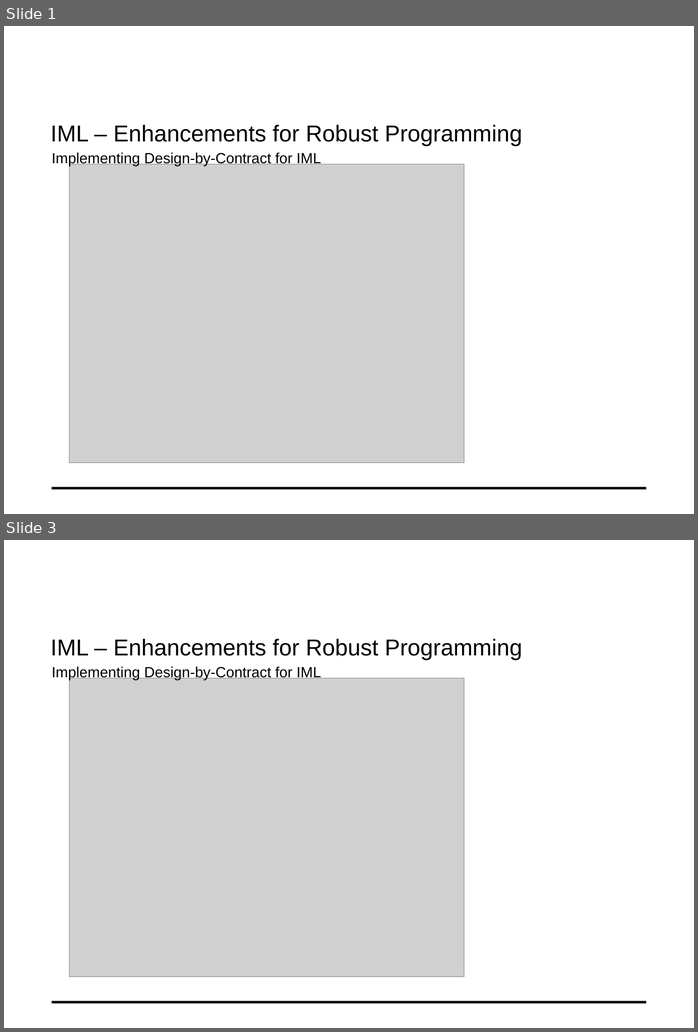
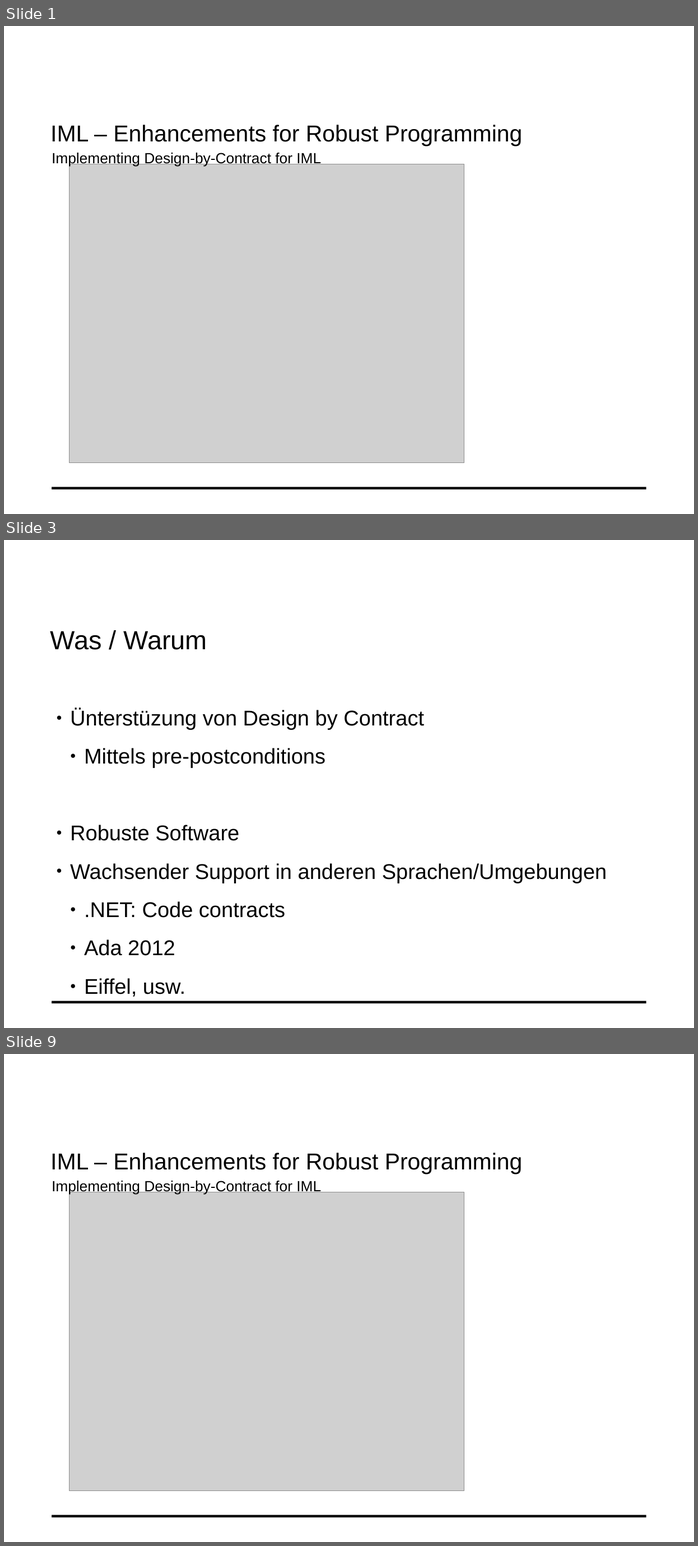
Before and after one commit to fluescher/iml-compiler, a slide deck: IML-Conditions.odp. Shown one above the other, each under a label of ours: slides 1 and 3 before the commit, slides 1, 3 and 9 after it; the slides between them are not shown. The pictures are 698x1032 and 698x1546 pixels, drawn with LibreOffice and Linux fonts; fonts in the diff are those of the drawing; grey boxes stand for pictures; background and template pictures are left out. Boxes give left, top, right and bottom in pixels: in the first picture for what was removed or moved away, otherwise in the second. Text is boxed around its words. In the diff, an @@ line names an element or a change of style, - is before the commit and + after.

```diff
--- a/IML-Conditions.odp
+++ b/IML-Conditions.odp
@@ slide 3 added at (x1=4, y1=540, x2=694, y2=1028), background #FFFFFF; not listed: 1 template element that a slide beside it also shows @@
@@ text added at (x1=50, y1=631, x2=207, y2=650), 32 pt, text #000000 @@
+Was / Warum
@@ text added at (x1=70, y1=709, x2=607, y2=956), 26 pt, text #000000 @@
+● Ünterstüzung von Design by Contract
+  ● Mittels pre-postconditions
+● Robuste Software
+● Wachsender Support in anderen Sprachen/Umgebungen
+  ● .NET: Code contracts
+  ● Ada 2012
+  ● Eiffel, usw.
@@ what was slide 3 is now slide 9 @@
```
Also in this commit, not shown: 1 slide changed, 5 other slides added.
